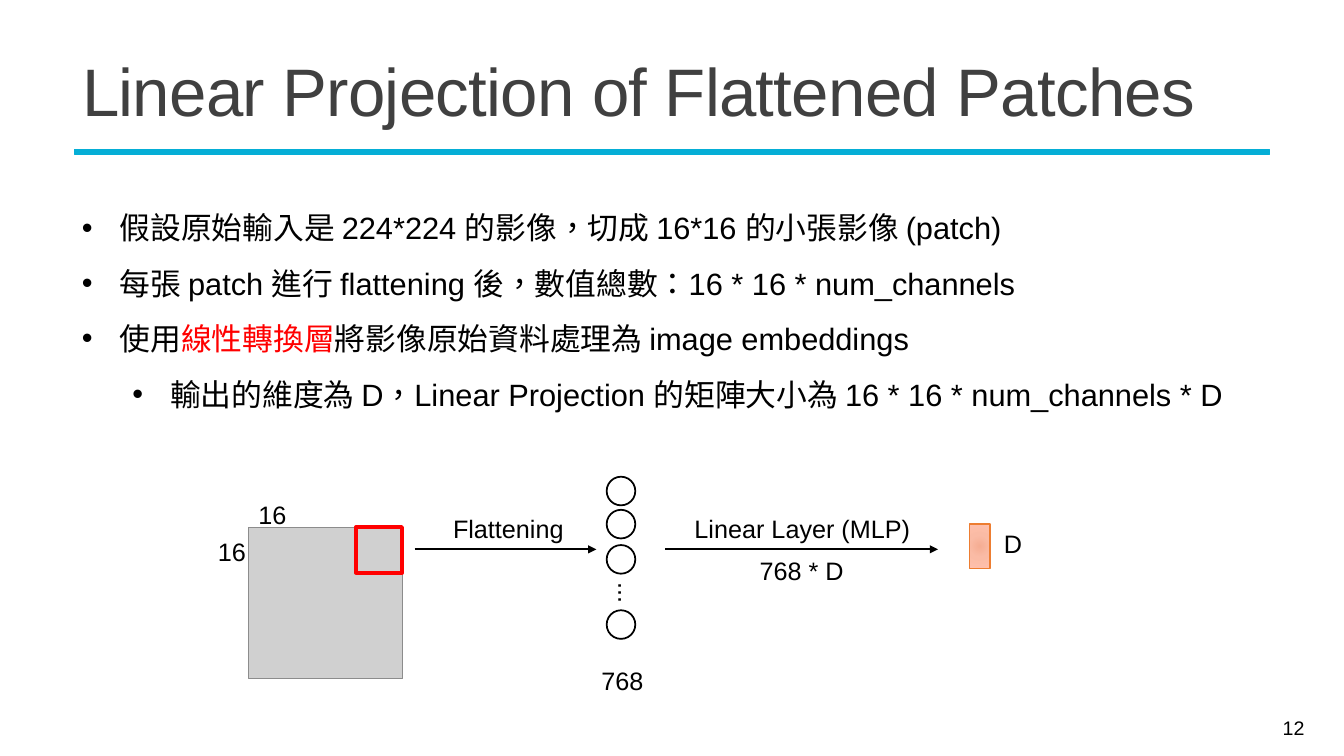
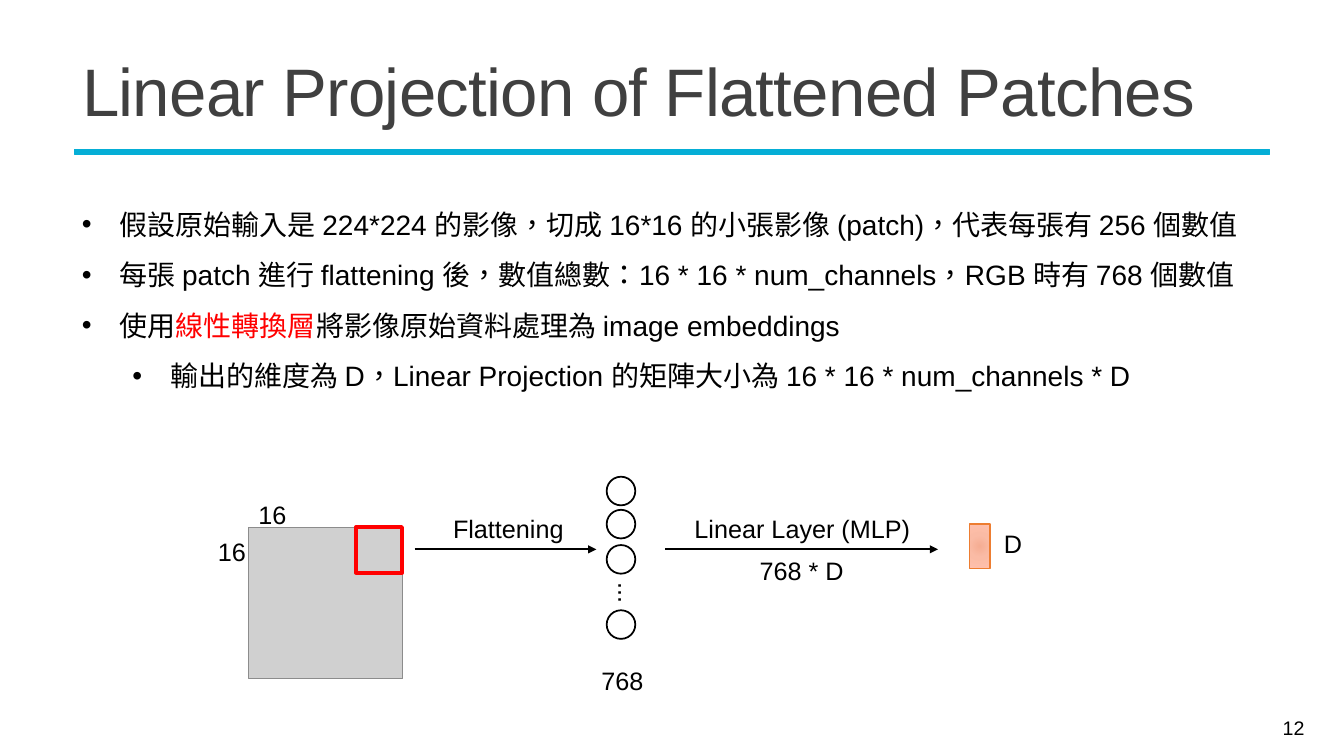
Before and after one commit to mcps5601/CGUDL_2026_fall, a slide deck: slide 12 of slides/ssl_1118.pptx. Drawn at 1344x756 pixels with LibreOffice and Linux fonts; fonts in the diff are those of the drawing; grey boxes stand for pictures; background and template pictures are left out. Boxes give left, top, right and bottom in pixels: in the first picture for what was removed or moved away, otherwise in the second. Text is boxed around its words. In the diff, an @@ line names an element or a change of style, - is before the commit and + after.

Commit message:
feat: update w11 slide

```diff
--- a/slides/ssl_1118.pptx
+++ b/slides/ssl_1118.pptx
@@ text at (120,211,1238,290): text changed; size 22 to 20 pt @@
-• 假設原始輸入是 224*224 的影像，切成 16*16 的小張影像 (patch)
-• 每張 patch 進行 flattening 後，數值總數：16 * 16 * num_channels
+• 假設原始輸入是 224*224 的影像，切成 16*16 的小張影像 (patch)，代表每張有 256 個數值
+• 每張 patch 進行 flattening 後，數值總數：16 * 16 * num_channels，RGB 時有 768 個數值
@@ text at (120,312,1130,391): size 22 to 20 pt in "使用線性轉換層將影像原始資料處理為 image embeddings", "輸出的維度為 D，Linear Projection 的矩陣大小為 16 * 16 ..." @@
```
Also in this commit, not shown: 1 other file.
